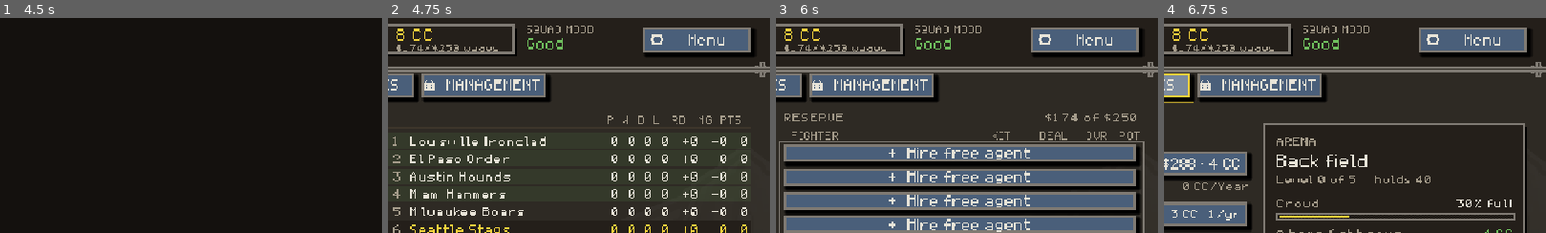
Above: before the commit, frames 1-4 (left to right).
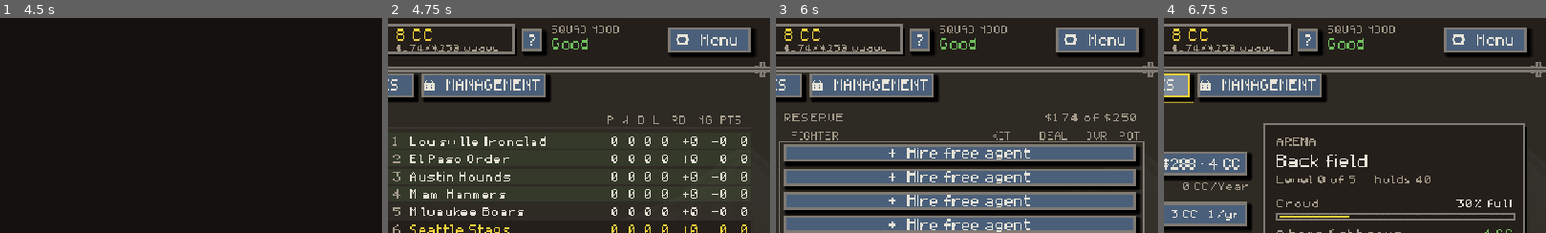
Above: after the commit, the same moments.

Repository: PeteMoe56/8bit-buhurt
Game: Godot game, scene res://scenes/Start.tscn
Two runs of this game, one before a commit and one after it. Both use one fixed random seed, a clock stepped at 60 frames per second and the inputs below.
Inputs (mouse positions are % of the whole screen's width and height, from its top left):
- Up to frame 1 (4.5 s): click "Play" at 0.5 s; click "Start a club" at 1.25 s; click (13, 33) at 2.02 s; type "Alex" at 2.1 s; click (36, 33) at 2.25 s; type "Alex" at 2.33 s; click "Next: your team >" at 2.75 s; click "Next: difficulty >" at 3.5 s; click "Start the season >" at 4.25 s
- Up to frame 2 (4.75 s): no input
- Up to frame 3 (6 s): click "FIGHT" at 5 s; click "TEAM" at 5.75 s
- Up to frame 4 (6.75 s): click "UPGRADES" at 6.5 s
The pictures show only the part of the screen within x 50-100%, y 0-50%; the shares and areas given below are measured in that part.

Frame 1 is identical in both runs. In frame 2, 2.5% of the frame differs, in the area x 35-92%, y 3-19%; in frame 3, 2.5%; in frame 4, 2.5%.

Commit message:
A '?' by the CC opens the Guide on Money; register 30.78
Co-Authored-By: Claude Opus 5.5 <noreply@anthropic.com>
Claude-Session: https://claude.ai/code/session_01AnsHHjvBwDCCFy66reHXC7

Diff:
--- a/scripts/game/guide_scene.gd
+++ b/scripts/game/guide_scene.gd
@@ -24,6 +24,8 @@
 var season: Season
 ## Which topic is open. `tab` so the layout and ink sweeps can open every page.
 var tab := 0
+## The pages, by name, for a button that opens one (`Session.guide_topic`).
+enum Topic { SEASON, TABLE, FIGHT, TEAM, TRAINING, KIT, MONEY, UPGRADES, COACH }
 
 
 static func topics() -> Array:
@@ -119,6 +121,9 @@
 	Juice.arm()
 	font = UiKit.body()
 	season = Session.season
+	if Session.guide_topic >= 0:
+		tab = clampi(Session.guide_topic, 0, topics().size() - 1)
+		Session.guide_topic = -1
 	ui = CanvasLayer.new()
 	add_child(ui)
 	_rebuild()
--- a/scripts/game/season_scene.gd
+++ b/scripts/game/season_scene.gd
@@ -62,9 +62,15 @@
 const HEADER_SHIFT := CLUB_BTN_W + 8.0
 ## The Menu button spans what Exit and Club used to: the purse keeps its place.
 const MENU_BTN_W := 98.0 + HEADER_SHIFT
-const MENU_W := 140.0
+## 108, not 140: the purse's "?" took the 32 between the purse and the mood.
+const MENU_W := 108.0
 const PURSE_H := 38.0
 const PURSE_SIZE: int = 18
+
+
+## Room right of the purse for its "?" (30 wide, 6 clear of the box); the
+## mood moves over by it.
+const HELP_GAP := 32.0
 
 
 static func purse_box() -> Rect2:
@@ -302,6 +308,15 @@
 		Vector2(MENU_W, 36), func():
 			club_menu_open = true
 			_rebuild(), "cog"))
+	## A "?" BY THE CC (1 Oct novice report, Pete approved): first-timers did not
+	## know what CC were or where they came from. It opens the Guide on Money.
+	var money_q := UiKit.button("?", Vector2(purse_box().end.x + 6.0, 16), Vector2(30, 32), func():
+		Session.guide_topic = GuideScene.Topic.MONEY
+		Session.autosave()
+		UiKit.go("res://scenes/Guide.tscn"))
+	money_q.tooltip_text = UiKit.t("Money")
+	money_q.set_meta("money_help", true)
+	ui.add_child(money_q)
 	## The tape's own control goes with the tab's, so leaving the club tab takes
 	## it down and nothing has to remember to.
 	_tape_label = null
@@ -715,8 +730,8 @@
 		Vector2(purse_box().position.x + 18.0, 44.0), 12, UiKit.DOWN if bill > cap else UiKit.DIM,
 		PURSE_W - 22.0)
 	## LABELED (blind review, 29 Sep: "Good what?"). The squad's mood.
-	UiKit.text(self, font, UiKit.t("SQUAD MOOD"), Vector2(UiKit.right_edge(194.0 + HEADER_SHIFT), 20), 12, UiKit.DIM)
-	UiKit.text(self, font, season.office.morale_word(), Vector2(UiKit.right_edge(194.0 + HEADER_SHIFT), 40), 16,
+	UiKit.text(self, font, UiKit.t("SQUAD MOOD"), Vector2(UiKit.right_edge(194.0 - HELP_GAP + HEADER_SHIFT), 20), 12, UiKit.DIM)
+	UiKit.text(self, font, season.office.morale_word(), Vector2(UiKit.right_edge(194.0 - HELP_GAP + HEADER_SHIFT), 40), 16,
 		UiKit.UP if season.office.morale >= 0.6 else
 		(UiKit.DOWN if season.office.morale < 0.35 else UiKit.DIM))
 
--- a/scripts/game/session.gd
+++ b/scripts/game/session.gd
@@ -65,6 +65,9 @@
 ## Which tab Create opens on, set by a button that sends the player there (the
 ## Settings "Change difficulty" opens it on GRADE). Cleared on read.
 static var create_tab: int = -1
+## Which page the Guide opens on, set by a "?" that sends the player there (the
+## hub's CC readout opens Money). Cleared on read.
+static var guide_topic: int = -1
 ## OPEN THE STAFF ROOM ON THE CAPTAIN LIST (a red "nobody teaches it" is a link).
 static var staff_browse: bool = false
 ## OPEN THE HUB ON MAINTENANCE WITH THE ARMORERS UP (from the staff room).
--- a/tests/test_queue.gd
+++ b/tests/test_queue.gd
@@ -123,6 +123,7 @@
 		"every blocked state checked" if order_bad.is_empty() else "; ".join(order_bad.slice(0, 4)))
 	await _gold_step()
 	await _bid_card_button()
+	await _money_help()
 	print("")
 	if failures.is_empty():
 		print("THE QUEUE HOLDS (%d checks)\n" % checks)
@@ -269,6 +270,56 @@
 		"framed, inside the card, under its words" if bad.is_empty() else "; ".join(bad))
 
 
+## A "?" BY THE CC (1 Oct novice report, Pete approved) opens the Guide on its
+## Money page. It sits in the header clear of the purse box and the club's name,
+## and pressing it lands on the Guide with Money open.
+func _money_help() -> void:
+	var s := Season.new(MeleeRosters.starting_club(), 4242)
+	Session.season = s
+	var bad: Array[String] = []
+	var n: Node = (load("res://scenes/Season.tscn") as PackedScene).instantiate()
+	root.add_child(n)
+	await process_frame
+	n.set("ground_open", false)
+	n.call("_rebuild")
+	await process_frame
+	var q: Button = null
+	for b in _buttons(n):
+		if (b as Button).has_meta("money_help"):
+			q = b
+	if q == null or not q.is_visible_in_tree():
+		bad.append("no '?' by the CC")
+	else:
+		var r := q.get_global_rect()
+		if r.intersects(SeasonScene.purse_box()):
+			bad.append("the '?' sits on the purse box")
+		if r.end.y > 62.0:
+			bad.append("the '?' hangs below the header")
+		q.pressed.emit()
+		var guide: Node = null
+		for i in 30:
+			await process_frame
+			for c in root.get_children():
+				if c is GuideScene:
+					guide = c
+			if guide != null:
+				break
+		if guide == null:
+			bad.append("pressing it did not open the Guide")
+		elif int(guide.get("tab")) != GuideScene.Topic.MONEY \
+				or String(GuideScene.topics()[int(guide.get("tab"))]) != UiKit.t("Money"):
+			bad.append("the Guide opened on page %d" % int(guide.get("tab")))
+		if Session.guide_topic != -1:
+			bad.append("the page request was not cleared")
+		if guide != null:
+			guide.queue_free()
+	if is_instance_valid(n):
+		n.queue_free()
+	await process_frame
+	_ok(bad.is_empty(), "a '?' by the CC opens the Guide on Money",
+		"in the header, clear of the purse, lands on Money" if bad.is_empty() else "; ".join(bad))
+
+
 ## The button the club tab offers as the way forward: the gold (primary) one on
 ## the action row if there is one — since 30 Sep 2026 it sits bottom-right on
 ## every tab — else the leftmost, as the player sees it.
Not shown, changed: docs/REGISTER.md
